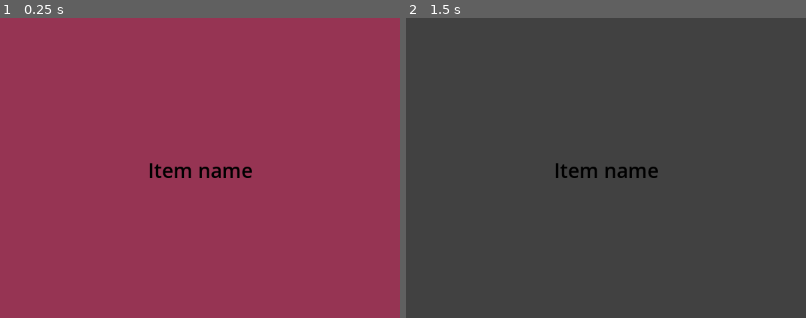
Above: before the commit, frames 1-2 (left to right).
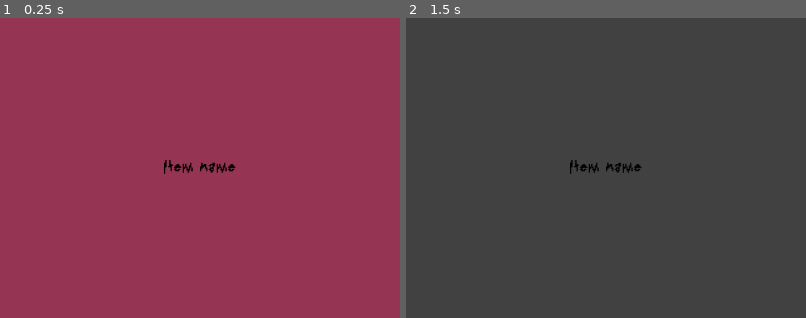
Above: after the commit, the same moments.

Repository: MarGamaDev/PuyoPuyoLike
Game: Godot game, scene res://Scenes/reward_choice.tscn
Two runs of this game, one before a commit and one after it. Both use one fixed random seed, a clock stepped at 60 frames per second and the inputs below. This scene is started directly instead of the project's main scene.
Inputs (mouse positions are % of the whole screen's width and height, from its top left):
- Up to frame 1 (0.25 s): no input
- Up to frame 2 (1.5 s): click (50, 50) at 0.5 s; tap Enter at 1.25 s; hold D (puyo_right) from 1.28 s (still down); tap 1 (TESTING_player_spawn) at 1.35 s
The pictures show only the part of the screen within x 25-75%, y 18-68%; the shares and areas given below are measured in that part.

The runs differ from the first frame. In frame 1, 0.7% of the frame differs, in the area x 37-63%, y 47-54%; in frame 2, 0.5%.

Commit message:
forgot to save on one scene before pushing lol

Diff:
--- a/Scenes/reward_choice.tscn
+++ b/Scenes/reward_choice.tscn
@@ -1,5 +1,6 @@
-[gd_scene load_steps=3 format=3 uid="uid://brvve6vrgtcnh"]
+[gd_scene load_steps=4 format=3 uid="uid://brvve6vrgtcnh"]
 
+[ext_resource type="Theme" uid="uid://qw5wdr2jerv7" path="res://Art/text/default_font.tres" id="1_1lpe5"]
 [ext_resource type="Script" uid="uid://b8lcat8ap5x50" path="res://scripts/reward_choice.gd" id="1_sx6yo"]
 
 [sub_resource type="StyleBoxFlat" id="StyleBoxFlat_sx6yo"]
@@ -13,6 +14,7 @@
 grow_horizontal = 2
 grow_vertical = 2
 size_flags_horizontal = 3
+theme = ExtResource("1_1lpe5")
 script = ExtResource("1_sx6yo")
 
 [node name="Button" type="Button" parent="."]
